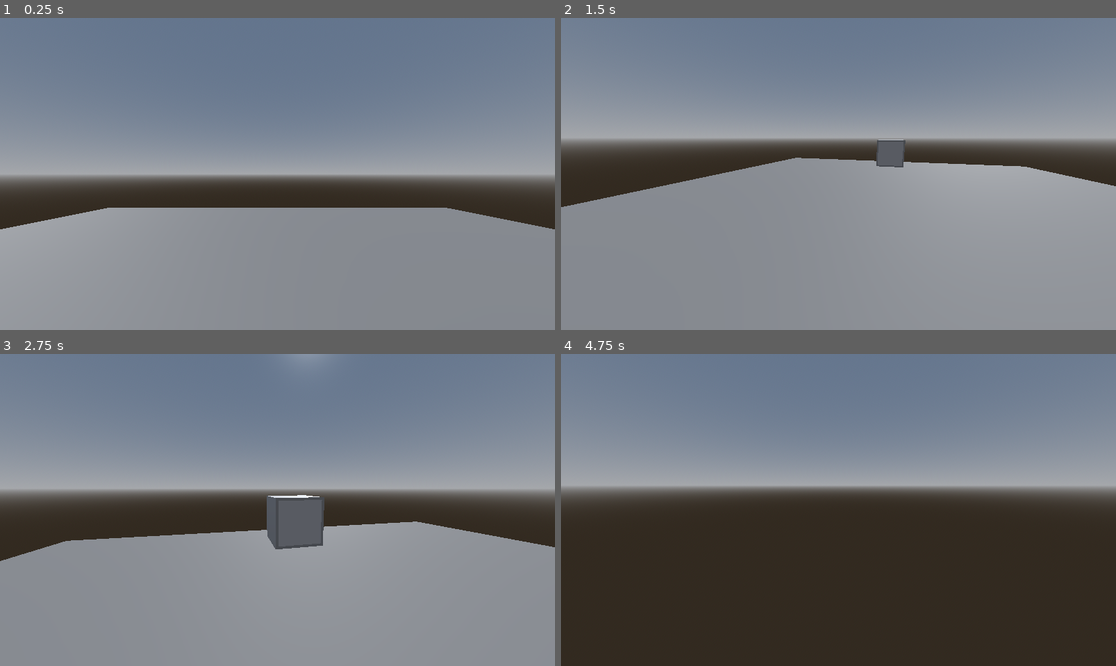
Above: before the commit, frames 1-4 (two rows, left to right).
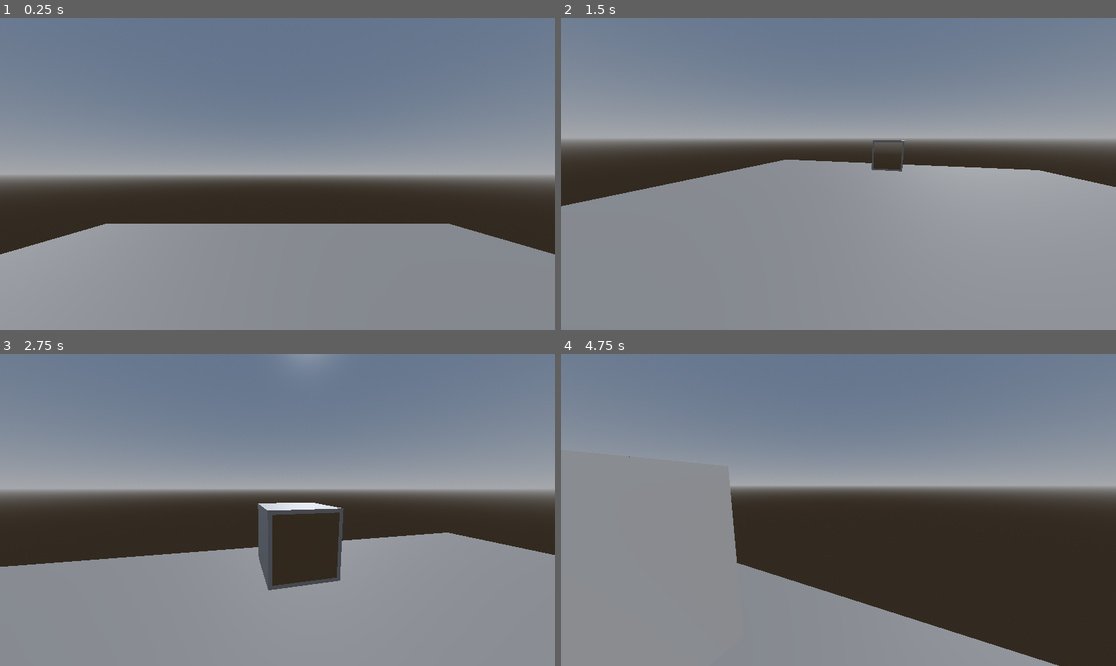
Above: after the commit, the same moments.

Repository: HumboShot/shooter
Game: Godot game, scene res://DevWorld.tscn
The game is run twice, just before and just after one commit, with the same random seed, the same clock (stepped at 60 frames per second) and the same inputs.
Inputs (mouse positions are in pixels of both pictures, inside the frame that each line leads up to):
- Up to frame 1 (0.25 s): no input
- Up to frame 2 (1.5 s): move the mouse to (960, 158) at 0.52 s; hold D (right) 0.53-1.28 s; hold Space (jump) 0.53-1.28 s; click (960, 158) at 0.67 s; move the mouse to (810, 174) at 1.27 s; hold W (up) from 1.28 s (still down); tap Shift (sprint) at 1.35 s
- Up to frame 3 (2.75 s): keep holding W (up); tap Space (jump) at 1.52, 1.55, 1.82 s; move the mouse to (288, 503) at 2.02 s; hold Space (jump) from 2.03 s (still down)
- Up to frame 4 (4.75 s): keep holding W (up); move the mouse to (832, 516) at 2.77 s; release Space (jump) at 2.78 s; tap Shift (sprint) at 2.85, 4.35 s; tap Space (jump) at 3.02, 3.05, 3.32, 4.52, 4.55 s; move the mouse to (877, 513) at 3.52 s; hold Space (jump) 3.53-4.28 s; move the mouse to (794, 506) at 4.27 s

The runs differ from the first frame. In frame 1, 5.6% of the frame differs, in the area x 0-100%, y 60-76%; in frame 2, 0.9%; in frame 3, 7.5%; in frame 4, 28%, in the area x 0-90%, y 32-100%.

Commit message:
BHop movement

Diff:
--- a/src/DevWorld.tscn
+++ b/src/DevWorld.tscn
@@ -55,4 +55,4 @@
 shape = SubResource("ConcavePolygonShape3D_qhatv")
 
 [node name="CharacterBody3D" parent="." instance=ExtResource("2_nfhad")]
-transform = Transform3D(1, 0, 0, 0, 1, 0, 0, 0, 1, 0, 1.1, 0)
+transform = Transform3D(1, 0, 0, 0, 1, 0, 0, 0, 1, 0, 2, 0)
--- a/src/FPSController/fps_controller.gd
+++ b/src/FPSController/fps_controller.gd
@@ -1,10 +1,21 @@
 extends CharacterBody3D
+
+# This file has been based on this video https://www.youtube.com/watch?v=ZJr2qUrzEqg
 
 @export var look_sensitivity : float = 0.006
 @export var jump_velocity := 6.0
 @export var auto_bhop := true
 @export var walk_speed := 7.0
 @export var sprint_speed := 8.5
+
+# Air movement settings
+@export var air_cap := 0.85
+@export var air_accel := 800
+@export var air_move_speed := 500
+
+const HEADBOB_MOVE_AMOUNT = 0.01
+const HEADBOB_FREQUENCY = 2.4
+var headbob_time := 0.0
 
 var wish_dir := Vector3.ZERO
 
@@ -32,23 +43,42 @@
 	pass
 
 func _handle_ground_physics(delta) -> void:
-	self.velocity.x = wish_dir.x * walk_speed
-	self.velocity.z = wish_dir.z * walk_speed
+	self.velocity.x = wish_dir.x * get_move_speed()
+	self.velocity.z = wish_dir.z * get_move_speed()
+
+	_headbob_effect(delta)
 
 func _handle_air_physics(delta) -> void:
 	self.velocity.y -= ProjectSettings.get_setting("physics/3d/default_gravity") * delta
+
+	# Based on CSS
+	var cur_speed_in_wish_dir = self.velocity.dot(wish_dir)
+	# Wish speed (if wish_dir > 0 length) capped to air_cap
+	var capped_speed = min((air_move_speed * wish_dir).length(), air_cap)
+	# How much to get to the speed the player wishes (in the new direction)
+	var add_speed_till_cap = capped_speed - cur_speed_in_wish_dir
+	if add_speed_till_cap > 0:
+		var accel_speed = air_accel * air_move_speed * delta
+		accel_speed = min(accel_speed, add_speed_till_cap)
+		self.velocity += accel_speed * wish_dir
 
 func _physics_process(delta):
 	var input_dir = Input.get_vector("left", "right", "up", "down").normalized()
 	wish_dir = self.global_transform.basis * Vector3(input_dir.x, 0., input_dir.y)
 
-	print(wish_dir)
-	print(is_on_floor())
 	if is_on_floor():
-		if Input.is_action_just_pressed("jump"):
+		if Input.is_action_just_pressed("jump") or (auto_bhop and Input.is_action_pressed("jump")):
 			self.velocity.y = jump_velocity
 		_handle_ground_physics(delta)
 	else:
 		_handle_air_physics(delta)
 
 	move_and_slide()
+
+func _headbob_effect(delta):
+	headbob_time += delta * self.velocity.length()
+	%Camera3D.transform.origin = Vector3(
+		cos(headbob_time * HEADBOB_FREQUENCY * 0.5) * HEADBOB_MOVE_AMOUNT,
+		sin(headbob_time * HEADBOB_FREQUENCY) * HEADBOB_MOVE_AMOUNT,
+		0
+	)
Not shown: 1 places in src/FPSController/fps_controller.tscn that only renumber resources
